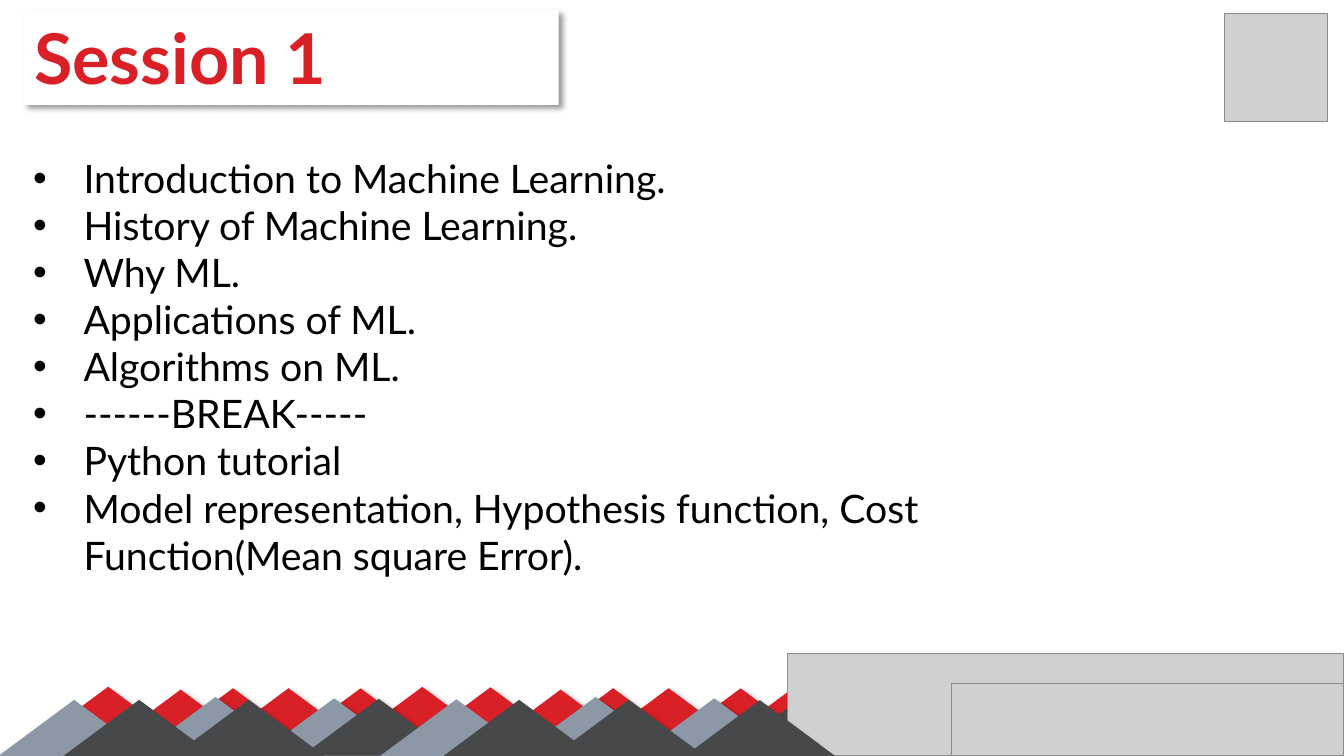
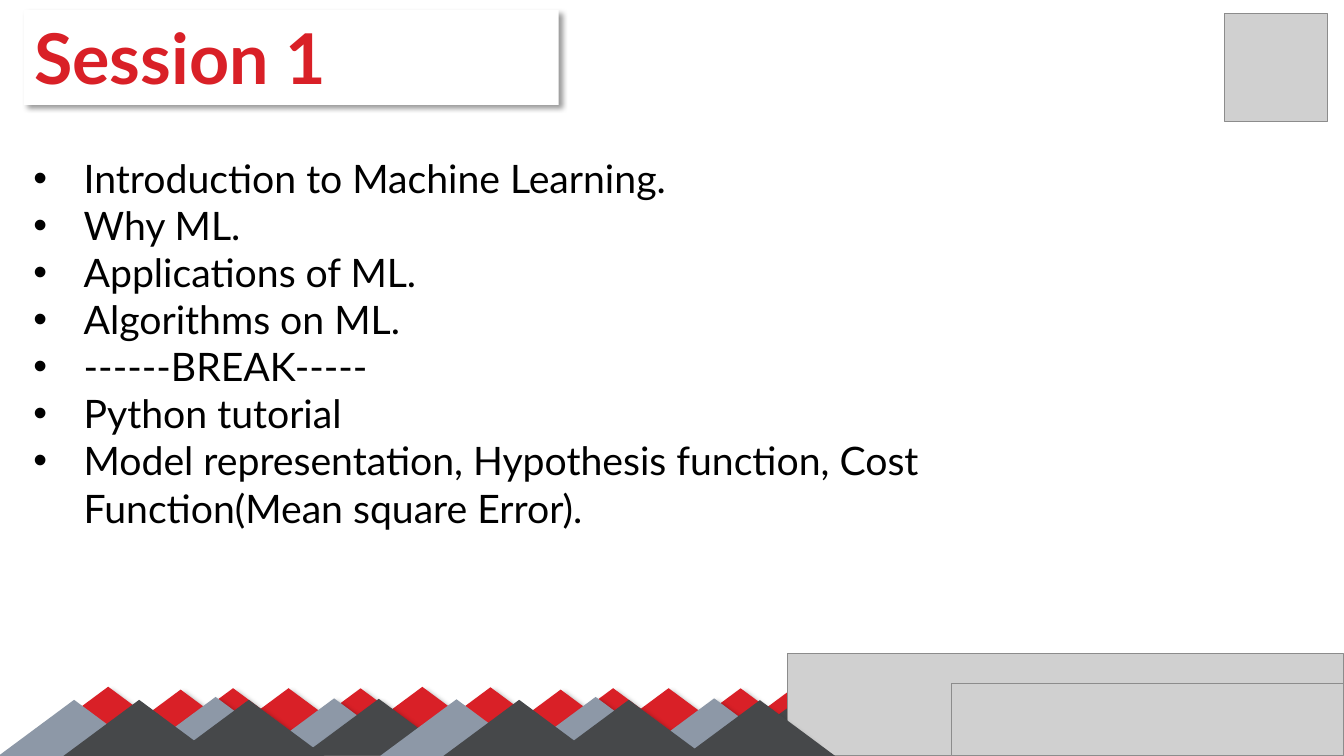
Before and after one commit to SalmaGira/machine-learning-workshop-Kvector, a slide deck: slide 2 of Sessions/Session 1/Session_01.pptx. Drawn at 1344x756 pixels with LibreOffice and Linux fonts; fonts in the diff are those of the drawing; grey boxes stand for pictures. Boxes give left, top, right and bottom in pixels: in the first picture for what was removed or moved away, otherwise in the second. Text is boxed around its words. In the diff, an @@ line names an element or a change of style, - is before the commit and + after.

```diff
--- a/Sessions/Session 1/Session_01.pptx
+++ b/Sessions/Session 1/Session_01.pptx
@@ text at [84,211,578,247]: paragraph removed @@
-• History of Machine Learning.
```
Also in this commit, not shown: 4 other slides changed, 1 slide added, 3 slides removed.
